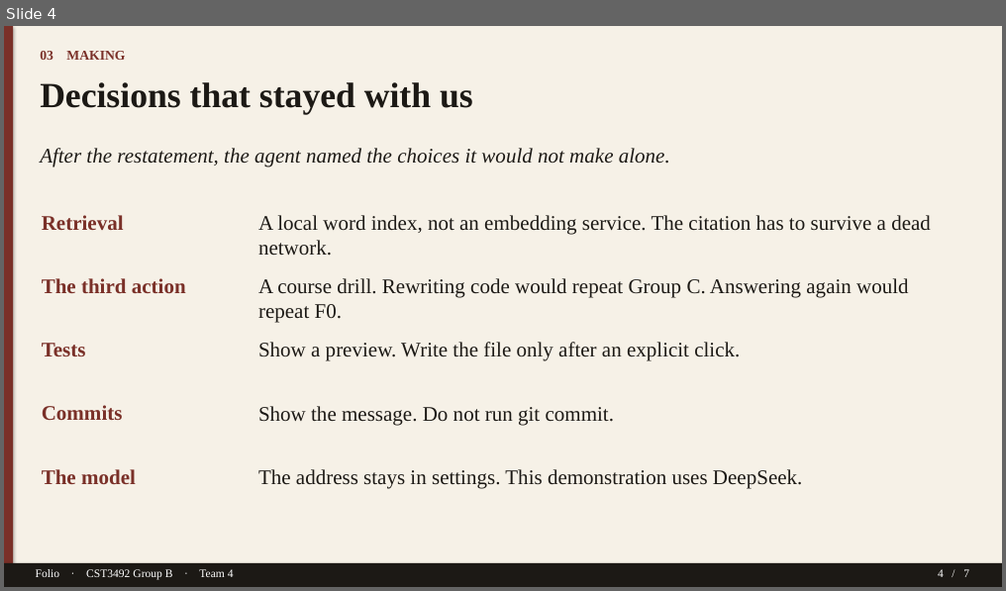
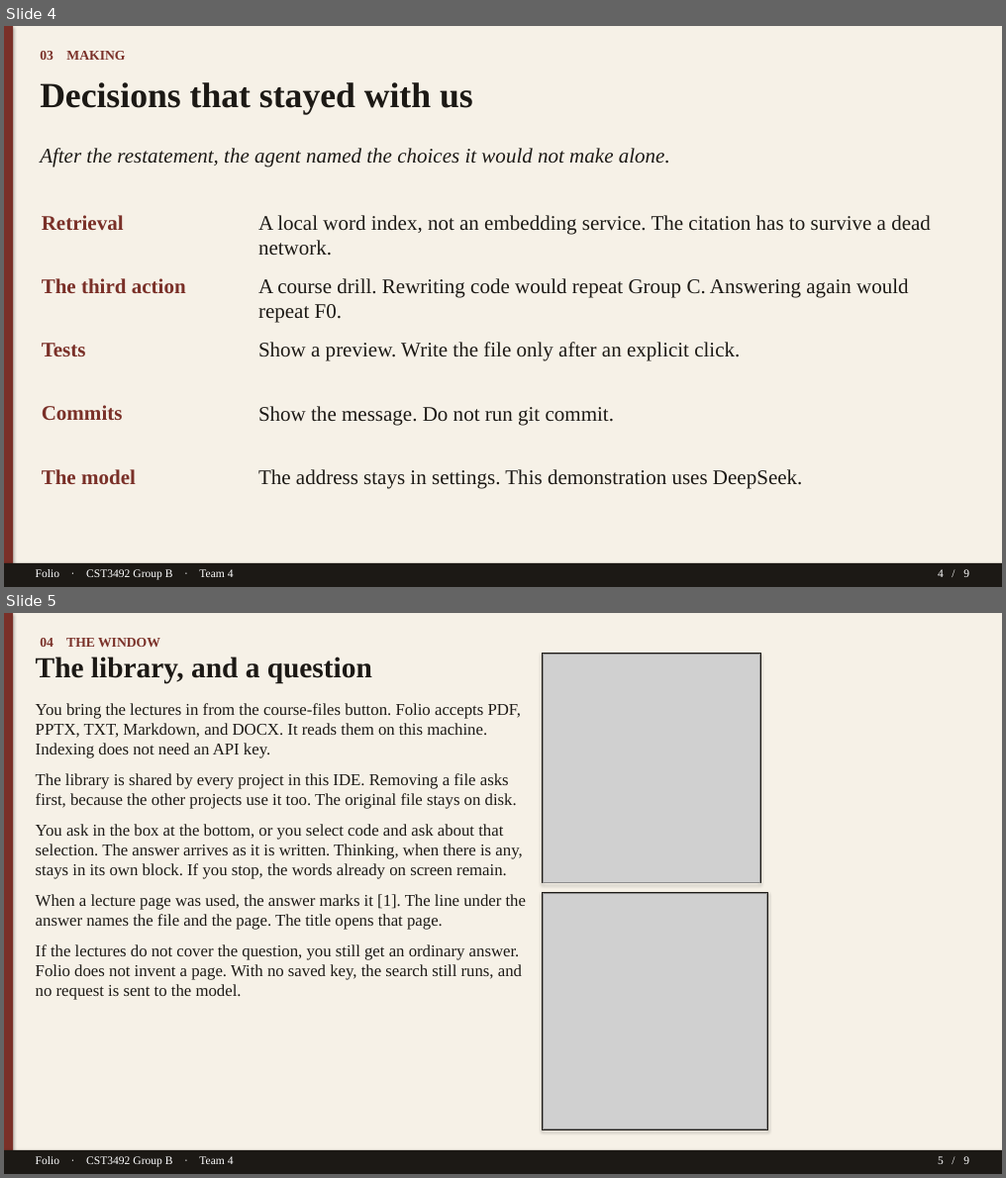
Before and after one commit to TTAWDTT/folio, a slide deck: submission/documents/Folio-GroupB-Team4-Slides.pptx. Shown one above the other, each under a label of ours: slide 4 before the commit, slides 4 and 5 after it. The pictures are 1006x591 and 1006x1178 pixels, drawn with LibreOffice and Linux fonts; fonts in the diff are those of the drawing; grey boxes stand for pictures. Boxes give left, top, right and bottom in pixels: in the first picture for what was removed or moved away, otherwise in the second. Text is boxed around its words. In the diff, an @@ line names an element or a change of style, - is before the commit and + after.

```diff
--- a/submission/documents/Folio-GroupB-Team4-Slides.pptx
+++ b/submission/documents/Folio-GroupB-Team4-Slides.pptx
@@ slide 5 added at (4, 613, 1002, 1174), background #FFFFFF @@
@@ rectangle added at (4, 613, 1002, 1174), fill #F6F1E7 @@
@@ rectangle added at (4, 613, 13, 1174), fill #7A3028 @@
@@ text added at (40, 638, 160, 647), 13 pt, text #7A3028, bold @@
+04 THE WINDOW
@@ text added at (36, 657, 372, 683), 28 pt, text #1C1915, bold @@
+The library, and a question
@@ rectangle added at (543, 654, 761, 883), outline #1C1915 1 pt @@
@@ picture added at (543, 655, 760, 882) @@
@@ text added at (36, 703, 526, 1000), 16 pt, text #1C1915 @@
+You bring the lectures in from the course-files button. Folio accepts PDF, PPTX, TXT, Markdown, and DOCX. It reads them on this machine. Indexing does not need an API key.
+The library is shared by every project in this IDE. Removing a file asks first, because the other projects use it too. The original file stays on disk.
+You ask in the box at the bottom, or you select code and ask about that selection. The answer arrives as it is written. Thinking, when there is any, stays in its own block. If you stop, the words already on screen remain.
+When a lecture page was used, the answer marks it [1]. The line under the answer names the file and the page. The title opens that page.
+If the lectures do not cover the question, you still get an ordinary answer. Folio does not invent a page. With no saved key, the search still runs, and no request is sent to the model.
@@ rectangle added at (543, 893, 767, 1131), outline #1C1915 1 pt @@
@@ picture added at (543, 894, 767, 1130) @@
@@ rectangle added at (4, 1151, 1002, 1174), fill #1C1915 @@
@@ text added at (36, 1157, 234, 1167), 11 pt, text #FFFFFF @@
+Folio · CST3492 Group B · Team 4
@@ text added at (938, 1157, 969, 1164), 11 pt, text #FFFFFF @@
+5 / 9
@@ slide 4 changed as well @@
@@ text at (938, 570, 969, 577): text changed @@
-4 / 7
+4 / 9
```
Also in this commit, not shown: 5 other slides changed, 2 other slides added, 1 slide removed, 2 other files.
